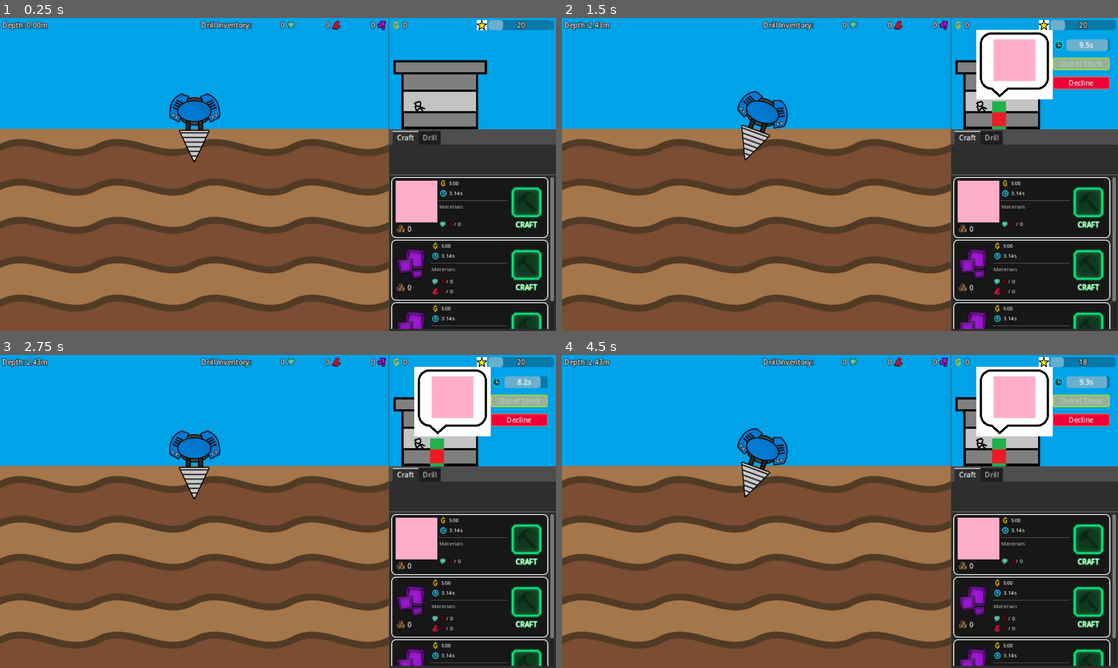
Above: before the commit, frames 1-4 (two rows, left to right).
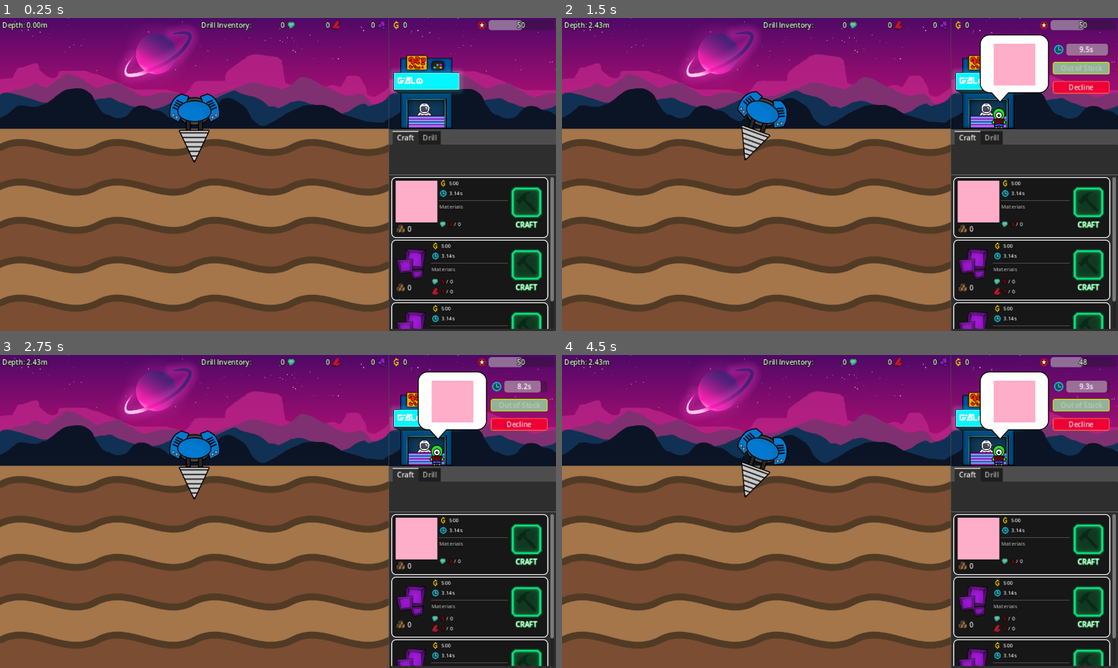
Above: after the commit, the same moments.

Repository: aNotSoCleverName/mechanicore
Game: Godot game, scene res://Main.tscn
The game is run twice, just before and just after one commit, with the same random seed, the same clock (stepped at 60 frames per second) and the same inputs.
Inputs:
- Up to frame 1 (0.25 s): no input
- Up to frame 2 (1.5 s): tap Enter (ui_accept) at 0.5, 0.77 s; hold Right (ui_right) 0.53-1.28 s; tap R at 0.6, 1.35 s; hold Left (ui_left) from 1.28 s (still down)
- Up to frame 3 (2.75 s): tap Enter (ui_accept) at 1.52 s; release Left (ui_left) at 2.03 s; hold Right (ui_right) from 2.03 s (still down); tap R at 2.1 s
- Up to frame 4 (4.5 s): release Right (ui_right) at 2.75 s; click "Decline" at 2.75 s; tap Enter (ui_accept) at 3.5, 3.77 s; hold Right (ui_right) 3.53-4.28 s; tap R at 3.6, 4.35 s; hold Left (ui_left) from 4.28 s (still down)

The runs differ from the first frame. In frame 1, 34% of the frame differs, in the area x 0-100%, y 0-36%; in frame 2, 32%; in frame 3, 32%; in frame 4, 32%.

Commit message:
Updated UI

Diff:
--- a/Base/Shop/Alien/Alien Node.tscn
+++ b/Base/Shop/Alien/Alien Node.tscn
@@ -12,5 +12,4 @@
 texture = ExtResource("2_lb2gl")
 
 [node name="Clothes" type="Sprite2D" parent="Alien"]
-position = Vector2(0, 9)
 texture = ExtResource("3_bsi5l")
--- a/Base/Shop/Reputation.gd
+++ b/Base/Shop/Reputation.gd
@@ -1,6 +1,6 @@
 extends HBoxContainer
 
-const DEFAULT_REPUTATION = 20;
+const DEFAULT_REPUTATION = 50;
 
 var _reputation: int:
 	get:
Binary file changed: Base/Menu/Craft/Queue/Cancel Craft.png
Binary file changed: Base/Shop/Alien/Sprite/Body/Body1.png
Binary file changed: Base/Shop/Alien/Sprite/Body/Body2.png
Binary file changed: Base/Shop/Alien/Sprite/Bubble.png
Binary file changed: Base/Shop/Alien/Sprite/Clothes/Clothes1.png
Binary file changed: Base/Shop/Reputation.png
Binary file changed: Base/Shop/Shop.png
Binary file changed: Endless Run/Background/Sky.png
